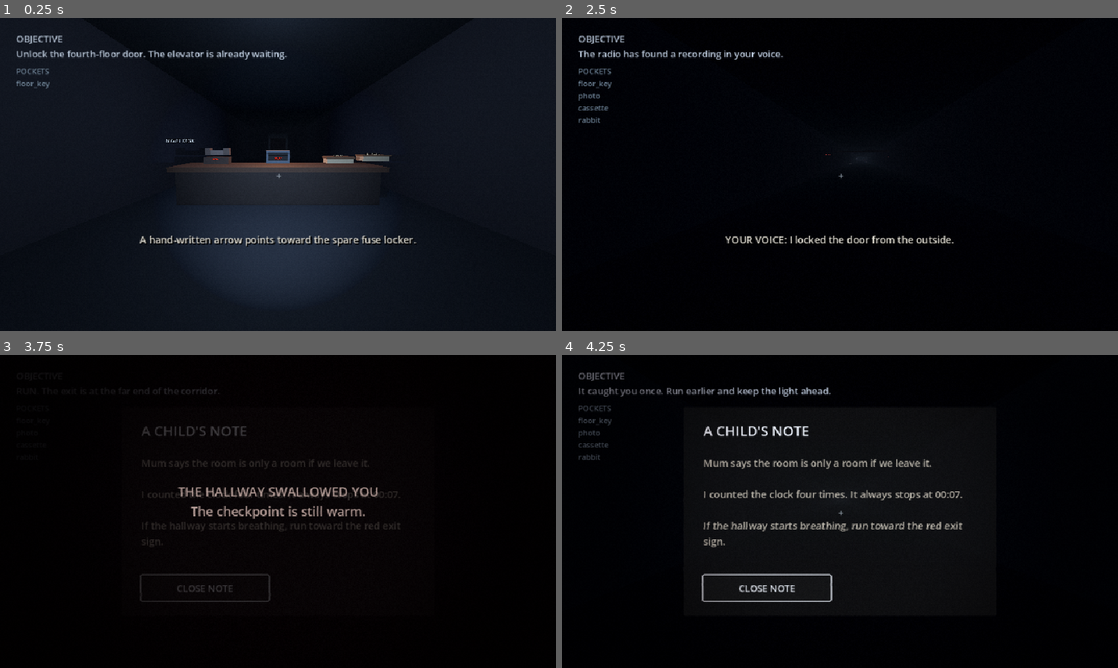
Above: before the commit, frames 1-4 (two rows, left to right).
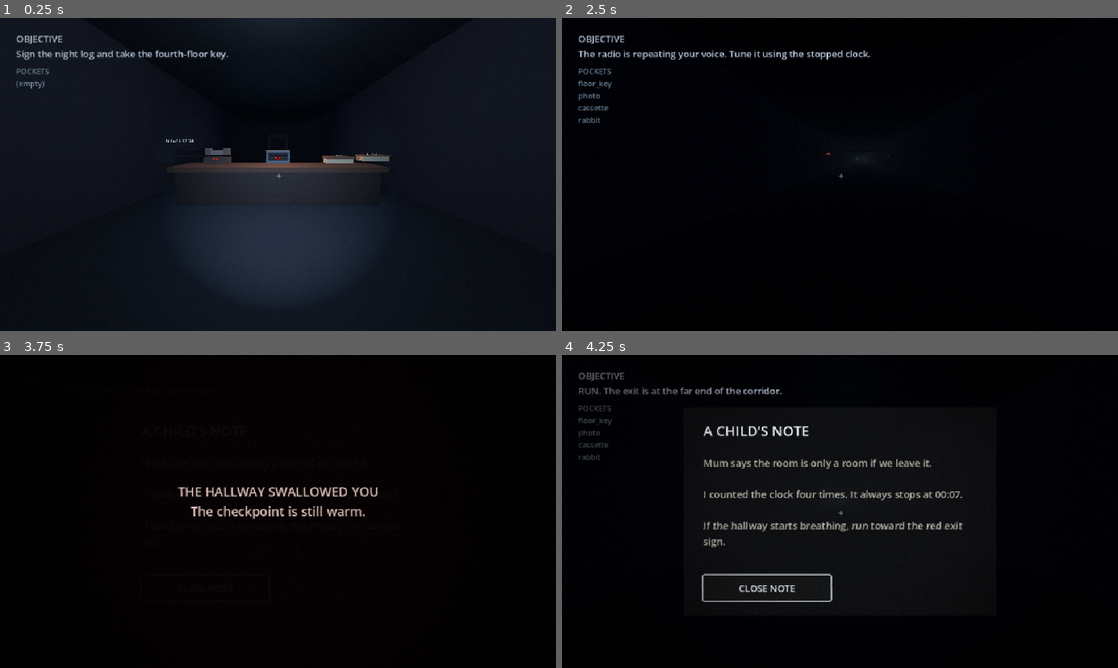
Above: after the commit, the same moments.

Repository: JasonTM17/Horror_Game_Funny
Game: Godot game, scene res://tests/progression-test.tscn
Two runs of this game, one before a commit and one after it. Both use one fixed random seed, a clock stepped at 60 frames per second and the inputs below. This scene is started directly instead of the project's main scene.
Inputs (mouse positions are in pixels of both pictures, inside the frame that each line leads up to):
- Up to frame 1 (0.25 s): no input
- Up to frame 2 (2.5 s): tap Enter at 0.5 s; move the mouse to (867, 174) at 0.52 s; hold W (move_forward) 0.53-1.25 s; hold F (flashlight) 0.53-1.25 s; click "STEP AWAY" at 1.25 s; tap Space at 2 s; move the mouse to (812, 174) at 2.02 s; hold W (move_forward) from 2.03 s (still down); tap E (interact) at 2.1 s
- Up to frame 3 (3.75 s): keep holding W (move_forward); move the mouse to (289, 505) at 2.77 s; hold Backspace (show_objective) 2.78-3.53 s; move the mouse to (250, 574) at 3.52 s; tap Shift (sprint) at 3.6 s
- Up to frame 4 (4.25 s): keep holding W (move_forward)

The runs differ from the first frame. In frame 1, 1.6% of the frame differs, in the area x 2-75%, y 10-74%; in frame 2, 1.2%; in frame 3, 1.6%, in the area x 22-72%, y 10-79%; in frame 4, 0.5%.

Commit message:
feat(qa): record playthrough pacing telemetry

Diff:
--- a/scripts/world/chase-sequence-controller.gd
+++ b/scripts/world/chase-sequence-controller.gd
@@ -1,5 +1,7 @@
 class_name ChaseSequenceController
 extends Node
+
+signal credits_shown
 
 const ENTITY_SCRIPT := preload("res://scripts/world/chase-entity.gd")
 const ENDING_SCENE := preload("res://scenes/ui/ending-overlay.tscn")
@@ -8,6 +10,7 @@
 var ending := false
 var recovering := false
 var ending_reveal_duration := 3.0
+var _credits_visible := false
 
 var _player: CharacterBody3D
 var _director: Node3D
@@ -69,11 +72,13 @@
 
 func _show_credits_after_reveal() -> void:
 	await get_tree().create_timer(maxf(0.0, ending_reveal_duration)).timeout
-	if not is_instance_valid(_director):
+	if not is_instance_valid(_director) or _credits_visible:
 		return
 	var overlay := ENDING_SCENE.instantiate()
 	_director.add_child(overlay)
 	overlay.show_ending()
+	_credits_visible = true
+	credits_shown.emit()
 
 func _recover_from_failure() -> void:
 	_player.set_input_locked("fail", true)
--- a/scripts/world/gameplay-director.gd
+++ b/scripts/world/gameplay-director.gd
@@ -11,6 +11,7 @@
 const VISUAL_EFFECTS_SCRIPT := preload("res://scripts/ui/visual-effects-layer.gd")
 const STORY_CONTROLLER_SCRIPT := preload("res://scripts/world/story-progression-controller.gd")
 const CHASE_CONTROLLER_SCRIPT := preload("res://scripts/world/chase-sequence-controller.gd")
+const PACING_TELEMETRY_SCRIPT := preload("res://scripts/world/playthrough-pacing-telemetry.gd")
 
 var player: CharacterBody3D
 var _hallway: Node3D
@@ -19,6 +20,7 @@
 var _story: StoryProgressionController
 var _chase: ChaseSequenceController
 var _fail_overlay: CanvasLayer
+var _pacing: Node
 
 func _ready() -> void:
 	var fresh_run := GameState.checkpoint.is_empty()
@@ -45,6 +47,11 @@
 	_chase = CHASE_CONTROLLER_SCRIPT.new() as ChaseSequenceController
 	add_child(_chase)
 	_chase.setup(player, self, _fail_overlay)
+	_pacing = PACING_TELEMETRY_SCRIPT.new()
+	_pacing.name = "PlaythroughPacingTelemetry"
+	add_child(_pacing)
+	_pacing.begin(fresh_run, GameState.stage)
+	_chase.credits_shown.connect(_pacing.record_credits)
 	if fresh_run:
 		GameState.set_objective("Answer the desk phone and sign the night log.")
 	AudioManager.start_drone("building_ambience", 43.0, -34.0, "Ambience")
@@ -122,3 +129,6 @@
 
 func finish_ending() -> void:
 	_chase.finish()
+
+func get_playthrough_pacing_report() -> Dictionary:
+	return _pacing.get_report().duplicate(true) if _pacing != null else {}
--- /dev/null
+++ b/scripts/world/playthrough-pacing-telemetry.gd
@@ -0,0 +1,212 @@
+class_name PlaythroughPacingTelemetry
+extends Node
+
+const LOG_PREFIX := "PLAYTHROUGH_PACING: "
+const BOUNDARY_ORDER: Array[String] = [
+	"lobby",
+	"floor4_dark",
+	"floor4_powered",
+	"memory_loop",
+	"room_407",
+	"chase",
+	"ending",
+	"credits",
+]
+const CHAPTER_BOUNDARIES := {
+	"opening": ["lobby", "floor4_dark"],
+	"floor4": ["floor4_dark", "memory_loop"],
+	"memory_loop": ["memory_loop", "room_407"],
+	"room407": ["room_407", "chase"],
+	"chase_ending": ["chase", "credits"],
+}
+const TARGET_SECONDS := {
+	"opening": [120.0, 180.0],
+	"floor4": [180.0, 240.0],
+	"memory_loop": [240.0, 300.0],
+	"room407": [180.0, 240.0],
+	"chase_ending": [120.0, 180.0],
+	"total": [900.0, 1200.0],
+}
+
+var _started := false
+var _eligible_full_run := false
+var _initial_stage := GameState.Stage.LOBBY
+var _active_seconds := 0.0
+var _wall_started_usec := 0
+var _pause_started_usec := -1
+var _paused_usec := 0
+var _report_emitted := false
+var _boundary_order: Array[String] = []
+var _stage_active_seconds: Dictionary = {}
+var _stage_wall_seconds: Dictionary = {}
+
+func begin(fresh_run: bool, initial_stage: int) -> void:
+	if _started:
+		return
+	_started = true
+	_initial_stage = initial_stage
+	_eligible_full_run = fresh_run and initial_stage == GameState.Stage.LOBBY
+	_wall_started_usec = Time.get_ticks_usec()
+	if get_tree() != null and get_tree().paused:
+		_pause_started_usec = _wall_started_usec
+	_record_stage(initial_stage)
+	if not GameState.stage_changed.is_connected(_on_stage_changed):
+		GameState.stage_changed.connect(_on_stage_changed)
+
+func _process(delta: float) -> void:
+	if not _started or _report_emitted:
+		return
+	# Headless and heavily loaded frames can report a delta slightly larger than
+	# elapsed monotonic time. Clamp against unpaused wall time so simulation drift
+	# cannot absorb a recorded pause interval.
+	var unpaused_wall_seconds := maxf(0.0, _elapsed_wall_seconds() - _elapsed_paused_seconds())
+	_active_seconds = minf(_active_seconds + maxf(0.0, delta), unpaused_wall_seconds)
+
+func _notification(what: int) -> void:
+	if not _started or _report_emitted:
+		return
+	if what == NOTIFICATION_PAUSED and _pause_started_usec < 0:
+		_pause_started_usec = Time.get_ticks_usec()
+	elif what == NOTIFICATION_UNPAUSED:
+		_close_pause_interval()
+
+func _exit_tree() -> void:
+	_disconnect_stage_signal()
+
+func record_credits() -> void:
+	if not _started or _report_emitted:
+		return
+	_close_pause_interval()
+	_record_boundary("credits")
+	_report_emitted = true
+	_disconnect_stage_signal()
+	print(LOG_PREFIX + JSON.stringify(get_report()))
+
+func get_report() -> Dictionary:
+	var missing_milestones: Array[String] = []
+	for milestone: String in BOUNDARY_ORDER:
+		if not _stage_active_seconds.has(milestone):
+			missing_milestones.append(milestone)
+	var actual_order: Array[String] = _boundary_order.duplicate()
+	var boundary_order_valid := _has_valid_boundary_order(actual_order)
+	var chapter_seconds: Dictionary = {}
+	var chapter_within_target: Dictionary = {}
+	for chapter: String in CHAPTER_BOUNDARIES:
+		var boundaries: Array = CHAPTER_BOUNDARIES[chapter] as Array
+		var duration: Variant = _duration_between(str(boundaries[0]), str(boundaries[1]))
+		chapter_seconds[chapter] = duration
+		chapter_within_target[chapter] = _within_target(duration, TARGET_SECONDS[chapter] as Array)
+	var complete := missing_milestones.is_empty() and boundary_order_valid
+	var active_total: float = _elapsed_active_seconds()
+	var within_target: Variant = null
+	if complete and _eligible_full_run:
+		within_target = _is_between(active_total, TARGET_SECONDS["total"] as Array)
+	return {
+		"eligible_full_run": _eligible_full_run,
+		"complete": complete,
+		"within_target": within_target,
+		"initial_stage": _stage_key(_initial_stage),
+		"active_gameplay_seconds": _round_seconds(active_total),
+		"wall_clock_seconds": _round_seconds(_elapsed_wall_seconds()),
+		"paused_seconds": _round_seconds(_elapsed_paused_seconds()),
+		"boundary_order": actual_order,
+		"boundary_order_valid": boundary_order_valid,
+		"missing_milestones": missing_milestones,
+		"stage_active_seconds": _stage_active_seconds.duplicate(true),
+		"stage_wall_seconds": _stage_wall_seconds.duplicate(true),
+		"chapter_active_seconds": chapter_seconds,
+		"chapter_within_target": chapter_within_target,
+		"target_seconds": TARGET_SECONDS.duplicate(true),
+	}
+
+func _on_stage_changed(stage: int) -> void:
+	_record_stage(stage)
+
+func _disconnect_stage_signal() -> void:
+	if GameState.stage_changed.is_connected(_on_stage_changed):
+		GameState.stage_changed.disconnect(_on_stage_changed)
+
+func _record_stage(stage: int) -> void:
+	var key := _stage_key(stage)
+	if key.is_empty():
+		return
+	_record_boundary(key)
+
+func _record_boundary(key: String) -> void:
+	if _stage_active_seconds.has(key):
+		return
+	_boundary_order.append(key)
+	_stage_active_seconds[key] = _round_seconds(_active_seconds)
+	_stage_wall_seconds[key] = _round_seconds(_elapsed_wall_seconds())
+
+func _duration_between(start_key: String, end_key: String) -> Variant:
+	if not _stage_active_seconds.has(start_key) or not _stage_active_seconds.has(end_key):
+		return null
+	var start_seconds := float(_stage_active_seconds[start_key])
+	var end_seconds := float(_stage_active_seconds[end_key])
+	if end_seconds < start_seconds:
+		return null
+	return _round_seconds(end_seconds - start_seconds)
+
+func _has_valid_boundary_order(actual_order: Array[String]) -> bool:
+	var previous_index := -1
+	for boundary: String in actual_order:
+		var boundary_index := BOUNDARY_ORDER.find(boundary)
+		if boundary_index <= previous_index:
+			return false
+		previous_index = boundary_index
+	return true
+
+func _within_target(duration: Variant, target: Array) -> Variant:
+	if not _eligible_full_run or duration == null:
+		return null
+	return _is_between(float(duration), target)
+
+func _is_between(seconds: float, target: Array) -> bool:
+	return seconds >= float(target[0]) and seconds <= float(target[1])
+
+func _elapsed_active_seconds() -> float:
+	if _stage_active_seconds.has("credits"):
+		return float(_stage_active_seconds["credits"])
+	return _active_seconds
+
+func _elapsed_wall_seconds() -> float:
+	if _stage_wall_seconds.has("credits"):
+		return float(_stage_wall_seconds["credits"])
+	if not _started:
+		return 0.0
+	var elapsed_usec: int = Time.get_ticks_usec() - _wall_started_usec
+	return float(maxi(0, elapsed_usec)) / 1000000.0
+
+func _elapsed_paused_seconds() -> float:
+	var elapsed_usec := _paused_usec
+	if _pause_started_usec >= 0:
+		elapsed_usec += maxi(0, Time.get_ticks_usec() - _pause_started_usec)
+	return float(maxi(0, elapsed_usec)) / 1000000.0
+
+func _close_pause_interval() -> void:
+	if _pause_started_usec < 0:
+		return
+	_paused_usec += maxi(0, Time.get_ticks_usec() - _pause_started_usec)
+	_pause_started_usec = -1
+
+func _round_seconds(value: float) -> float:
+	return snappedf(maxf(0.0, value), 0.01)
+
+func _stage_key(stage: int) -> String:
+	match stage:
+		GameState.Stage.LOBBY:
+			return "lobby"
+		GameState.Stage.FLOOR4_DARK:
+			return "floor4_dark"
+		GameState.Stage.FLOOR4_POWERED:
+			return "floor4_powered"
+		GameState.Stage.MEMORY_LOOP:
+			return "memory_loop"
+		GameState.Stage.ROOM_407:
+			return "room_407"
+		GameState.Stage.CHASE:
+			return "chase"
+		GameState.Stage.ENDING:
+			return "ending"
+	return ""
--- a/tests/checkpoint-layout-test.gd
+++ b/tests/checkpoint-layout-test.gd
@@ -2,6 +2,7 @@
 
 const GAMEPLAY_SCENE := preload("res://scenes/gameplay/gameplay.tscn")
 const ENTITY_SCRIPT := preload("res://scripts/world/chase-entity.gd")
+const PACING_SCRIPT := preload("res://scripts/world/playthrough-pacing-telemetry.gd")
 
 func _ready() -> void:
 	GameState.reset_run()
@@ -21,6 +22,13 @@
 	var player: Node3D = gameplay.get_node("Player") as Node3D
 	if not _require(is_equal_approx(player.position.z, WorldLayout.ROOM_TRIGGER_Z + 3.0), "room spawn marker ignored"): return
 	if not _require(GameState.objective == "Restored checkpoint objective", "checkpoint objective overwritten"): return
+	if not _require(gameplay.has_method("get_playthrough_pacing_report"), "gameplay director does not expose pacing telemetry"): return
+	var restored_pacing: Dictionary = gameplay.get_playthrough_pacing_report()
+	if not _require(not bool(restored_pacing.get("eligible_full_run", true)), "checkpoint-start session was accepted as full-run pacing evidence"): return
+	if not _require(not bool(restored_pacing.get("complete", true)), "checkpoint-start session produced a complete pacing report"): return
+	if not _require(restored_pacing.get("within_target") == null, "ineligible checkpoint session produced a pacing verdict"): return
+	if not _require((restored_pacing.get("missing_milestones", []) as Array).has("lobby"), "checkpoint pacing did not expose missing opening milestone"): return
+	if not _require((restored_pacing.get("chapter_active_seconds", {}) as Dictionary).get("opening") == null, "checkpoint pacing represented a missing chapter as zero duration"): return
 	var hallway: Node3D = gameplay._hallway
 	if not _require(hallway.variant == 3, "checkpoint did not restore the final hallway variant"): return
 	if not _require(hallway.get_node("Variant3").visible and not hallway.get_node("Variant0").visible, "restored hallway visibility does not match memory state"): return
@@ -97,9 +105,24 @@
 	if not _require(loop_distance >= 180.0, "memory loop is too short for authored pacing"): return
 	if not _require(chase_distance >= 280.0, "chase route is too short"): return
 	if not _require(WorldLayout.FLOOR_LENGTH >= 850.0, "continuous world length regressed"): return
+	gameplay._chase.ending_reveal_duration = 0.01
+	gameplay.finish_ending()
+	if not _require(await _wait_for_node(gameplay, "EndingOverlay"), "restored run did not show credits before pacing finalization"): return
+	var finalized_report: Dictionary = gameplay.get_playthrough_pacing_report()
+	if not _require(not bool(finalized_report.get("eligible_full_run", true)), "finalized checkpoint run became eligible for pacing evidence"): return
+	if not _require(finalized_report.get("within_target") == null, "finalized checkpoint run produced a pacing verdict"): return
+	if not _require(not bool(finalized_report.get("complete", true)), "finalized checkpoint run became a complete pacing report"): return
+	var finalized_pacing := JSON.stringify(finalized_report)
+	GameState.reset_run()
+	await get_tree().process_frame
+	if not _require(JSON.stringify(gameplay.get_playthrough_pacing_report()) == finalized_pacing, "post-credits reset mutated finalized checkpoint pacing"): return
+	if not _require(_verify_out_of_order_pacing_rejected(), "out-of-order pacing fixture was accepted"): return
+	AudioManager.stop_all()
 	print("CHECKPOINT_LAYOUT_TEST_OK")
 	gameplay.queue_free()
 	await get_tree().process_frame
+	# The audio server releases the ending playback on its mix thread.
+	await get_tree().create_timer(0.2).timeout
 	get_tree().quit()
 
 func _require(condition: bool, message: String) -> bool:
@@ -108,3 +131,37 @@
 	push_error("LAYOUT_ASSERT: " + message)
 	get_tree().quit(2)
 	return false
+
+func _wait_for_node(parent: Node, node_name: String, max_frames := 30) -> bool:
+	for _frame in max_frames:
+		if parent.has_node(node_name):
+			return true
+		await get_tree().process_frame
+	return false
+
+func _verify_out_of_order_pacing_rejected() -> bool:
+	var telemetry = PACING_SCRIPT.new()
+	add_child(telemetry)
+	telemetry.begin(false, GameState.Stage.ROOM_407)
+	var stages: Array[int] = [
+		GameState.Stage.LOBBY,
+		GameState.Stage.FLOOR4_DARK,
+		GameState.Stage.FLOOR4_POWERED,
+		GameState.Stage.MEMORY_LOOP,
+		GameState.Stage.CHASE,
+		GameState.Stage.ENDING,
+	]
+	for index: int in stages.size():
+		telemetry._active_seconds = float(index + 1)
+		telemetry._record_stage(stages[index])
+	telemetry._active_seconds = float(stages.size() + 1)
+	telemetry._record_boundary("credits")
+	var report: Dictionary = telemetry.get_report()
+	telemetry.free()
+	var chapter_seconds: Dictionary = report.get("chapter_active_seconds", {}) as Dictionary
+	return (
+		(report.get("missing_milestones", []) as Array).is_empty()
+		and not bool(report.get("boundary_order_valid", true))
+		and not bool(report.get("complete", true))
+		and chapter_seconds.get("memory_loop") == null
+	)
--- a/tests/progression-test.gd
+++ b/tests/progression-test.gd
@@ -11,6 +11,15 @@
 	var director: Node = gameplay
 	director._narrative.duration_scale = 0.001
 	GameState.reset_run()
+	var pacing_before_pause: Dictionary = director.get_playthrough_pacing_report()
+	get_tree().paused = true
+	await get_tree().process_frame
+	OS.delay_msec(60)
+	await get_tree().process_frame
+	get_tree().paused = false
+	var pacing_after_pause: Dictionary = director.get_playthrough_pacing_report()
+	if not _require(is_equal_approx(float(pacing_after_pause["active_gameplay_seconds"]), float(pacing_before_pause["active_gameplay_seconds"])), "paused time leaked into active gameplay pacing"): return
+	if not _require(float(pacing_after_pause["wall_clock_seconds"]) > float(pacing_before_pause["wall_clock_seconds"]), "wall pacing did not include paused time"): return
 	if not _require(not director.handle_story_action("exit", player), "ending must reject a fresh run"): return
 	if not _require(not director.handle_story_action("logbook", player), "logbook must stay gated"): return
 	if not _require(not director.handle_story_action("lobby_register", player), "night register must stay gated before the phone briefing"): return
@@ -30,7 +39,9 @@
 	if not _require(not director.handle_story_action("logbook", player), "logbook signing must be one-shot"): return
 	if not _require(not director.handle_story_action("radio", player), "radio must wait for memories"): return
 	if not _require(not director.handle_story_action("floor_notice", player), "floor notice must stay behind the fourth-floor gate"): return
-	GameState.set_flag("floor_reached")
+	player.global_position.z = WorldLayout.FLOOR_TRIGGER_Z - 0.1
+	director._process(0.0)
+	if not _require(GameState.has_flag("floor_reached") and GameState.stage == GameState.Stage.FLOOR4_DARK, "production floor threshold did not advance pacing stage"): return
 	if not _require(not director.handle_story_action("fuse_pickup", player), "fuse pickup must wait for the maintenance notice"): return
 	if not _require(director.handle_story_action("floor_notice", player), "floor notice should be readable"): return
 	if not _require(await _wait_for_flag("floor_notice_observation_complete"), "floor notice observation should complete"): return
@@ -42,6 +53,9 @@
 	if not _require(GameState.has_flag("fuse_installed") and not GameState.has_item("spare_fuse"), "fuse installation should consume the spare"): return
 	if not _require(not director.handle_story_action("fuse_box", player), "fuse installation must be one-shot"): return
 	if not _require(await _wait_for_flag("power_stable"), "power sequence should stabilize"): return
+	player.global_position.z = WorldLayout.MEMORY_TRIGGER_Z - 0.1
+	director._process(0.0)
+	if not _require(GameState.has_flag("memory_loop_started") and GameState.stage == GameState.Stage.MEMORY_LOOP, "production memory threshold did not advance pacing stage"): return
 	if not _require(not director.handle_story_action("memory_cassette", player), "memories must be collected in authored order"): return
 	if not _require(not director.handle_story_action("hallway_loop", player), "hallway loop must wait for the first memory echo"): return
 	if not _require(director.handle_story_action("memory_photo", player), "photo should collect"): return
@@ -104,7 +118,9 @@
 	if not _require(not director.handle_story_action("room_bed_observation", player), "bed search must wait for the family recording"): return
 	if not _require(not director.handle_story_action("room_wardrobe_observation", player), "wardrobe search must wait for the family recording"): return
 	if not _require(not director.handle_story_action("room_family_table", player), "family table search must wait for the family recording"): return
-	GameState.set_flag("room_entered")
+	player.global_position.z = WorldLayout.ROOM_TRIGGER_Z - 0.1
+	director._process(0.0)
+	if not _require(GameState.has_flag("room_entered") and GameState.stage == GameState.Stage.ROOM_407, "production Room 407 threshold did not advance pacing stage"): return
 	if not _require(director.handle_story_action("room_record", player), "room recording should play"): return
 	if not _require(await _wait_for_flag("room_record_heard"), "room recording should complete"): return
 	if not _require(not director.handle_story_action("room_record", player), "room recording must be one-shot"): return
@@ -123,10 +139,14 @@
 	director.on_note_closed()
 	if not _require(GameState.has_flag("final_clue_seen"), "final clue flag missing"): return
 	if not _require(await _wait_for_flag("chase_ready"), "chase build-up should complete"): return
-	director._start_chase()
+	player.global_position.z = WorldLayout.CHASE_TRIGGER_Z - 0.1
+	director._process(0.0)
 	if not _require(GameState.stage == GameState.Stage.CHASE, "chase stage missing"): return
 	if not _require(is_instance_valid(director._chase.entity), "chase entity missing before capture test"): return
-	director._chase.entity.global_position = player.global_position + Vector3(0, 0, 0.7)
+	# Center the capsule above the floor and let the scheduled production physics
+	# path evaluate navigation, movement, collision recovery, and proximity.
+	director._chase.entity.global_position = player.global_position + Vector3(0, 1.1, 0.05)
+	director._chase.entity.velocity = Vector3.ZERO
 	await get_tree().physics_frame
 	await get_tree().physics_frame
 	if not _require(director._chase.recovering, "enemy proximity did not trigger capture recovery"): return
@@ -143,6 +163,12 @@
 	if not _require(GameState.stage == GameState.Stage.ENDING, "ending stage missing"): return
 	if not _require(gameplay.has_node("AbandonedLobbyFloor"), "abandoned lobby reveal missing"): return
 	if not _require(await _wait_for_node(gameplay, "EndingOverlay"), "credits did not follow the in-world reveal"): return
+	if not _verify_complete_pacing_report(director): return
+	var pacing_before_duplicate: String = JSON.stringify(director.get_playthrough_pacing_report())
+	director._chase.finish()
+	await get_tree().process_frame
+	if not _require(_count_named_children(gameplay, "EndingOverlay") == 1, "duplicate ending created a second credits overlay"): return
+	if not _require(JSON.stringify(director.get_playthrough_pacing_report()) == pacing_before_duplicate, "duplicate ending mutated the pacing report"): return
 	AudioManager.stop_all()
 	print("PROGRESSION_TEST_OK")
 	gameplay.queue_free()
@@ -157,6 +183,44 @@
 	get_tree().quit(2)
 	return false
 
+func _verify_complete_pacing_report(director: Node) -> bool:
+	if not _require(director.has_method("get_playthrough_pacing_report"), "gameplay director does not expose pacing telemetry"): return false
+	var report: Dictionary = director.get_playthrough_pacing_report()
+	if not _require(bool(report.get("eligible_full_run", false)), "fresh gameplay session was not eligible for pacing evidence"): return false
+	if not _require(bool(report.get("complete", false)), "credits did not finalize the pacing report"): return false
+	if not _require(report.get("within_target") == false, "compressed headless run was incorrectly accepted as a 15-20 minute playthrough"): return false
+	if not _require((report.get("missing_milestones", []) as Array).is_empty(), "complete run retained missing pacing milestones"): return false
+	var expected_order: Array[String] = ["lobby", "floor4_dark", "floor4_powered", "memory_loop", "room_407", "chase", "ending", "credits"]
+	var actual_order: Array = report.get("boundary_order", []) as Array
+	if not _require(actual_order == expected_order, "pacing boundary order did not follow production progression"): return false
+	if not _require(bool(report.get("boundary_order_valid", false)), "complete pacing report marked its milestone order invalid"): return false
+	var stage_seconds: Dictionary = report.get("stage_active_seconds", {}) as Dictionary
+	var previous_seconds := -1.0
+	for milestone: String in expected_order:
+		if not _require(stage_seconds.has(milestone), "pacing report missing %s boundary" % milestone): return false
+		var current_seconds := float(stage_seconds[milestone])
+		if not _require(current_seconds >= previous_seconds, "pacing timestamps decreased at %s" % milestone): return false
+		previous_seconds = current_seconds
+	var chapter_seconds: Dictionary = report.get("chapter_active_seconds", {}) as Dictionary
+	for chapter: String in ["opening", "floor4", "memory_loop", "room407", "chase_ending"]:
+		var duration: Variant = chapter_seconds.get(chapter)
+		if not _require(duration != null and float(duration) >= 0.0, "pacing chapter %s was incomplete" % chapter): return false
+	var mutated_report: Dictionary = director.get_playthrough_pacing_report()
+	mutated_report["eligible_full_run"] = false
+	(mutated_report["target_seconds"] as Dictionary)["total"] = [0.0, 0.0]
+	var fresh_report: Dictionary = director.get_playthrough_pacing_report()
+	if not _require(bool(fresh_report["eligible_full_run"]), "pacing facade leaked top-level report mutations"): return false
+	if not _require((fresh_report["target_seconds"] as Dictionary)["total"] == [900.0, 1200.0], "pacing facade leaked nested report mutations"): return false
+	if not _require(float(report.get("paused_seconds", 0.0)) > 0.0, "pacing report lost the deliberate pause interval"): return false
+	return _require(float(report.get("active_gameplay_seconds", -1.0)) >= 0.0 and float(report.get("wall_clock_seconds", -1.0)) >= float(report.get("active_gameplay_seconds", -1.0)), "pacing totals were invalid")
+
+func _count_named_children(parent: Node, child_name: String) -> int:
+	var count := 0
+	for child in parent.get_children():
+		if child.name == child_name:
+			count += 1
+	return count
+
 func _wait_for_flag(flag: String, max_frames := 180) -> bool:
 	for _frame in max_frames:
 		if GameState.has_flag(flag):
Not shown, added: scripts/world/playthrough-pacing-telemetry.gd.uid
